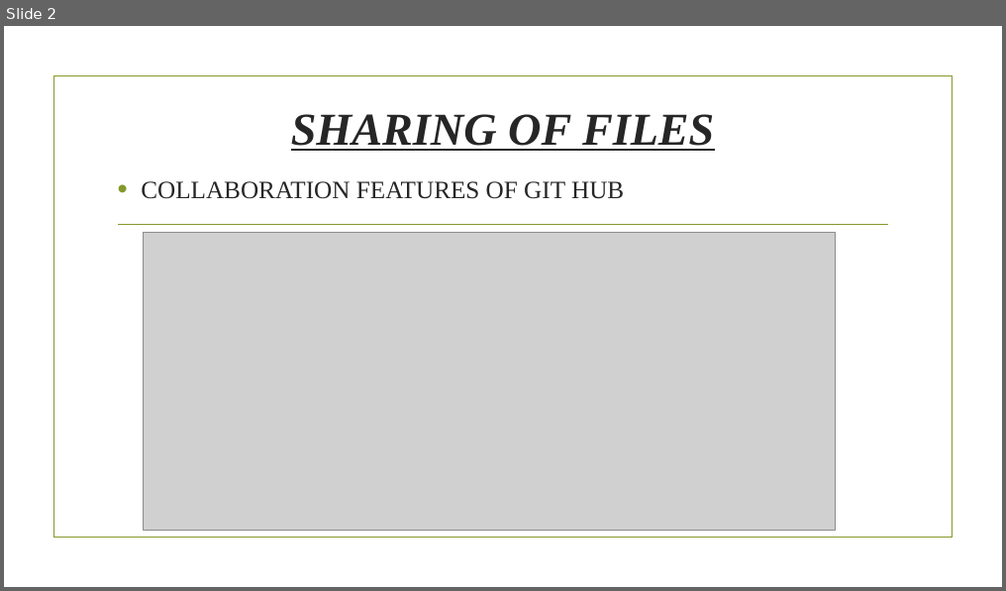
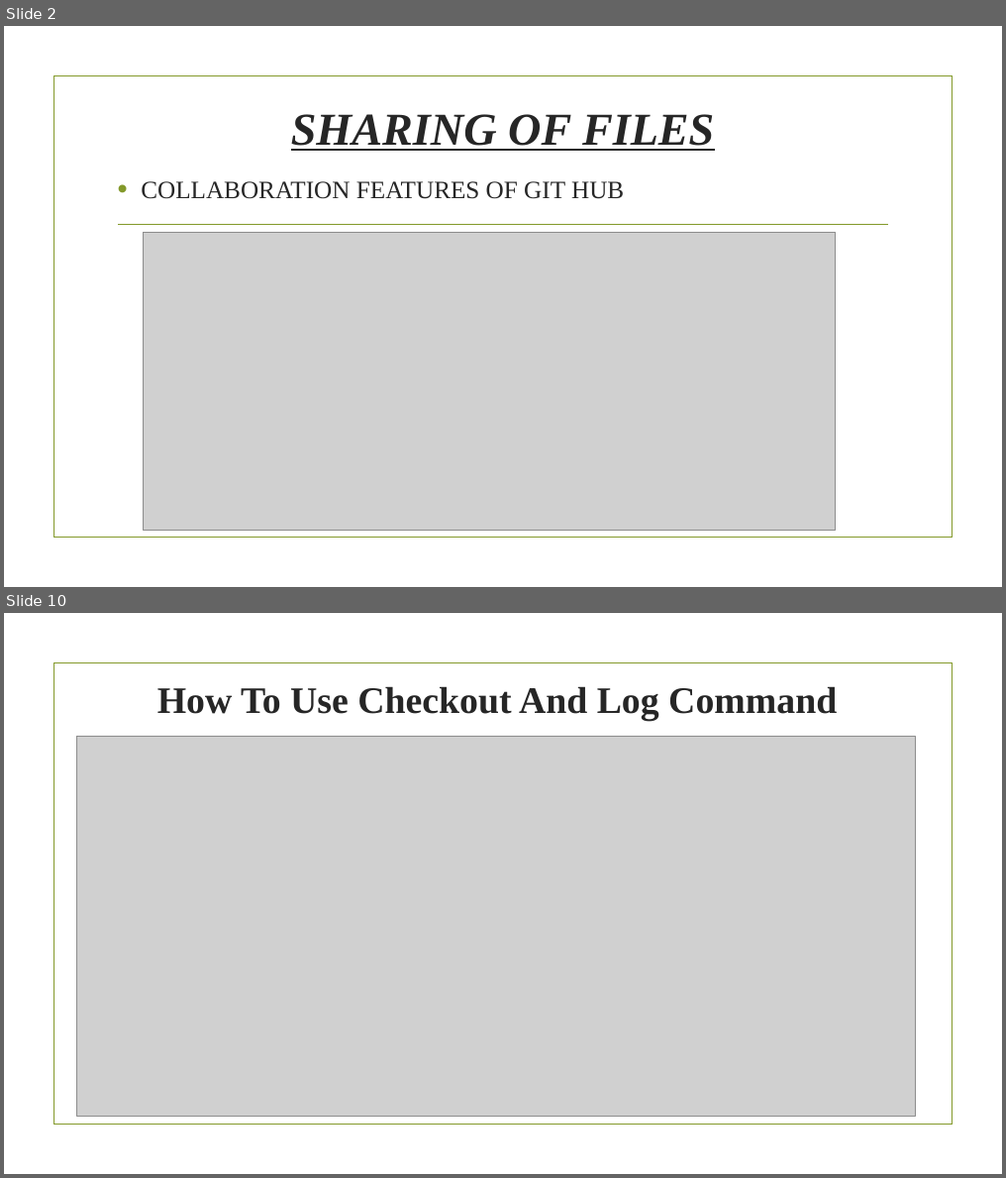
Before and after one commit to PrashantBhunal/finalProject, a slide deck: ppt github.pptx. Shown one above the other, each under a label of ours: slide 2 before the commit, slides 2 and 10 after it; the slides between them are not shown. The pictures are 1006x591 and 1006x1178 pixels, drawn with LibreOffice and Linux fonts; fonts in the diff are those of the drawing; grey boxes stand for pictures; background and template pictures are left out. Boxes give left, top, right and bottom in pixels: in the first picture for what was removed or moved away, otherwise in the second. Text is boxed around its words. In the diff, an @@ line names an element or a change of style, - is before the commit and + after.

```diff
--- a/ppt github.pptx
+++ b/ppt github.pptx
@@ slide 10 added at (4, 613, 1002, 1174), background picture (left out); not listed: 1 template element that a slide beside it also shows @@
@@ title added at (157, 686, 837, 721), 36 pt, text #262626, bold @@
+How To Use Checkout And Log Command
@@ picture added at (76, 737, 915, 1117) @@
```
Also in this commit, not shown: 8 other slides added, 9 slides removed.
